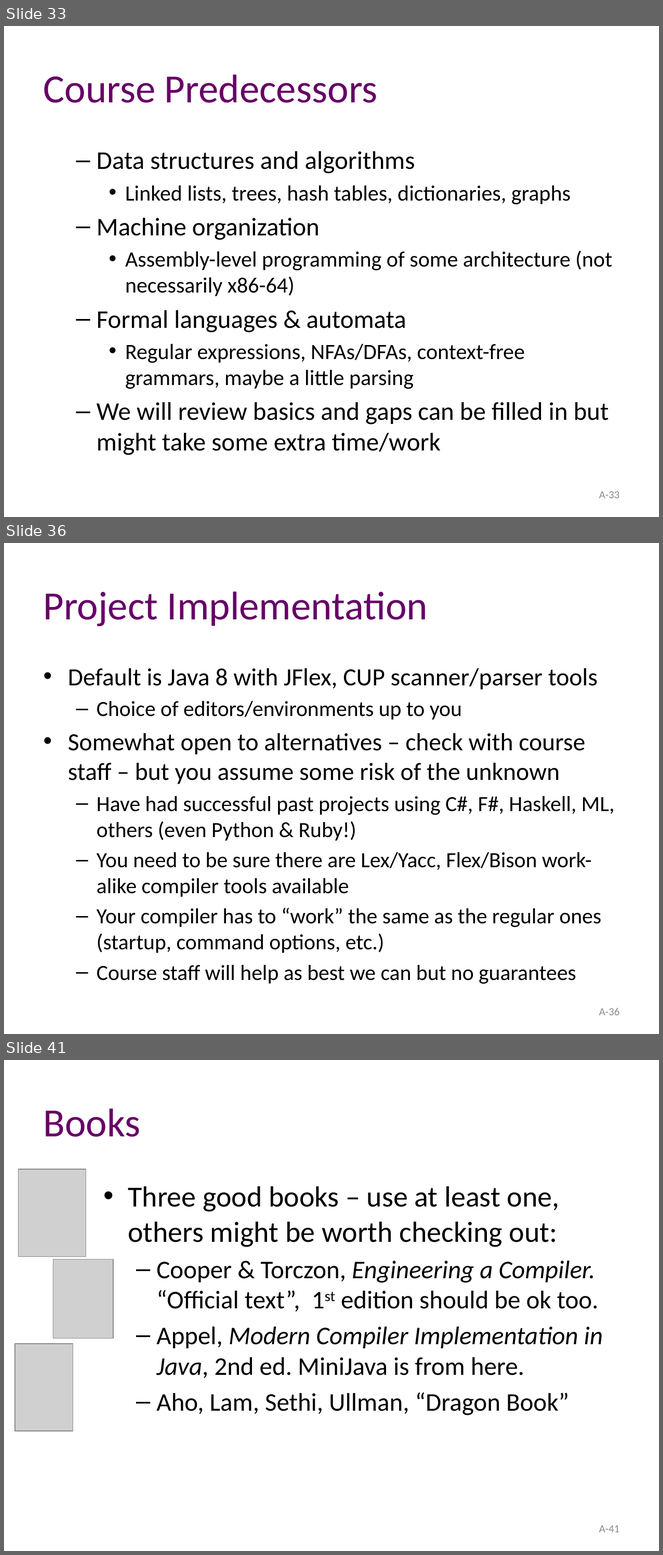
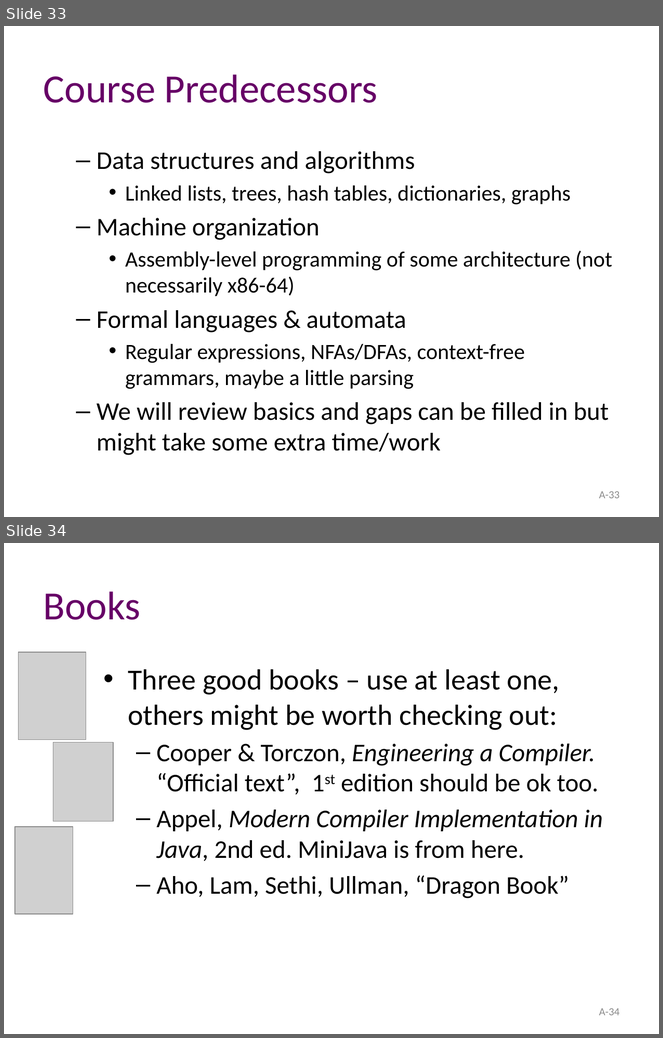
Before and after one commit to atu-se/atu.innomadic.com, a slide deck: courses/compilers/lectures/A-overview.pptx. Shown one above the other, each under a label of ours: slides 33, 36 and 41 before the commit, slides 33 and 34 after it; the slides between them are not shown. The pictures are 663x1555 and 663x1038 pixels, drawn with LibreOffice and Linux fonts; fonts in the diff are those of the drawing; grey boxes stand for pictures. Boxes give left, top, right and bottom in pixels: in the first picture for what was removed or moved away, otherwise in the second. Text is boxed around its words. In the diff, an @@ line names an element or a change of style, - is before the commit and + after.

Commit message:
compilers update

```diff
--- a/courses/compilers/lectures/A-overview.pptx
+++ b/courses/compilers/lectures/A-overview.pptx
@@ slide 36 removed at [4, 543, 659, 1034], background #FFFFFF @@
@@ title removed at [44, 591, 428, 627] @@
-Project Implementation
@@ text removed at [68, 668, 615, 984] @@
-• Default is Java 8 with JFlex, CUP scanner/parser tools
-  – Choice of editors/environments up to you
-• Somewhat open to alternatives – check with course staff – but you assume some risk of the unknown
-  – Have had successful past projects using C#, F#, Haskell, ML, others (even Python & Ruby!)
-  – You need to be sure there are Lex/Yacc, Flex/Bison work-alike compiler tools available
-  – Your compiler has to “work” the same as the regular ones (startup, command options, etc.)
-  – Course staff will help as best we can but no guarantees
@@ page number removed at [599, 1008, 620, 1016] @@
-A-36
@@ what was slide 41 is now slide 34 @@
@@ page number at [599, 1008, 620, 1016]: text changed @@
-A-41
+A-34
```
Also in this commit, not shown: 1 slide changed, 7 other slides removed, 4 other files.
